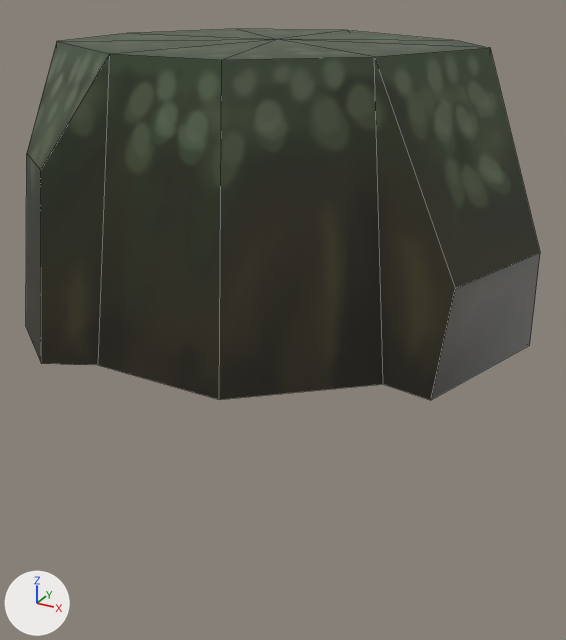
One commit to the FBX model Elude/Assets/Meshes/Elude_Raise_Mesh.fbx: the scene before it, then after it.
Both versions are drawn from a camera (50 mm lens) standing at (1.49, -2.61, 0.72) and looking at (0.06, -0.01, -0.58). Every picture has the same lights, and +X, +Y and +Z are marked at lower left. Mesh edges are drawn as thin lines. Where no turn or scale is listed for an object, it has been applied to the vertices.
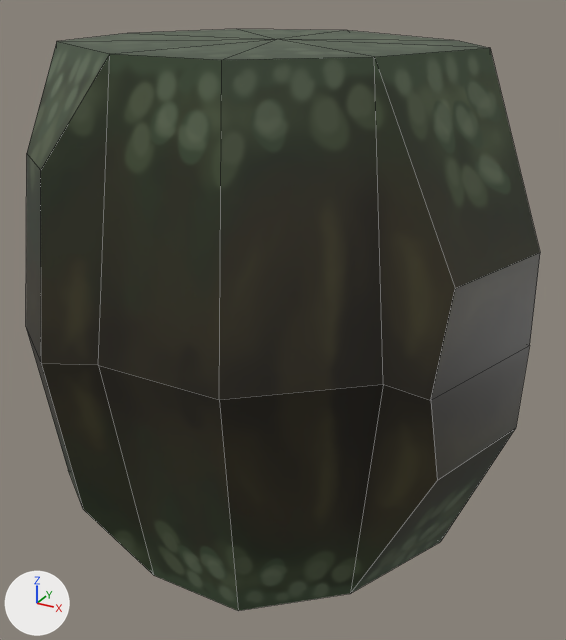
The newer file is also turned or shifted as a whole; pictures and numbers use the older file's frame.

Pixel boxes [x1, y1, x2, y2] of what changed, in the pictures (566 x 640 px):
'pCylinder1', reshaped (57% taller): before [26, 29, 540, 400]; after [26, 29, 540, 611]
part 1 of me_mesh, added (black): after [26, 328, 530, 611]

Edits to the bpy script that builds the scene:
```text
Change me_mesh:
    used by ob_pcylinder1; location = (-0.01, 0.077, -0.498)
    remove me_mesh.from_pydata(...)  # 31 vertices, 27 faces; spans x -0.85..1.05, y -0.98..0.91, z 0.0..1.0
    add me_mesh.from_pydata(...)  # 49 vertices, 54 faces; spans x -0.85..1.05, y -0.98..0.91, z -1.0..1.0
    me_mesh part 1
    18 vertices are added at x -0.7..1.04, y -0.9..0.91, z -1.0..0.0
    27 new faces join them
```
